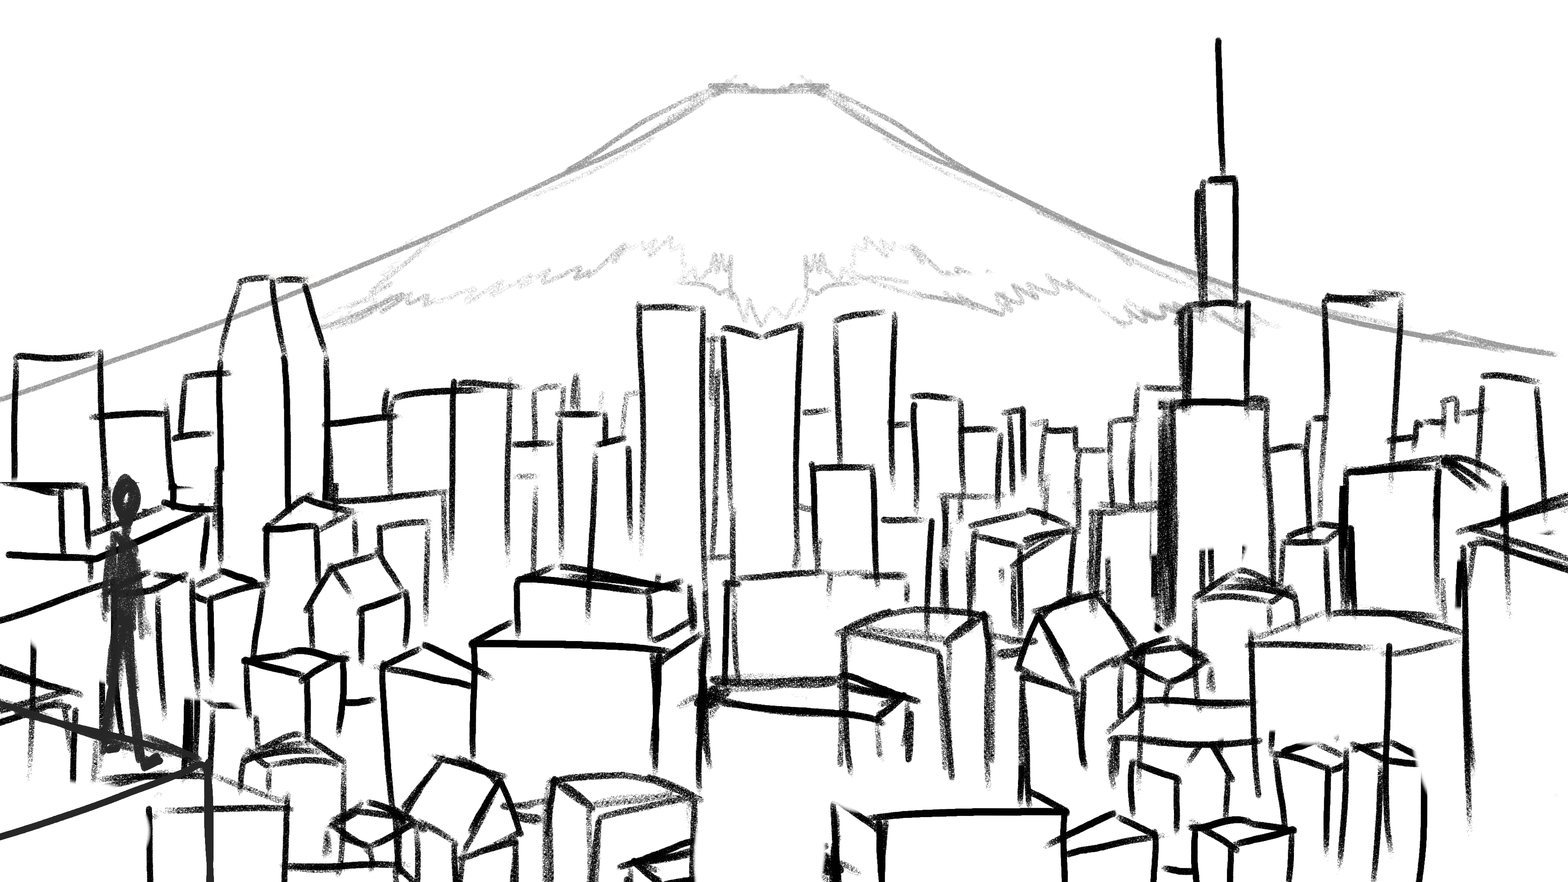
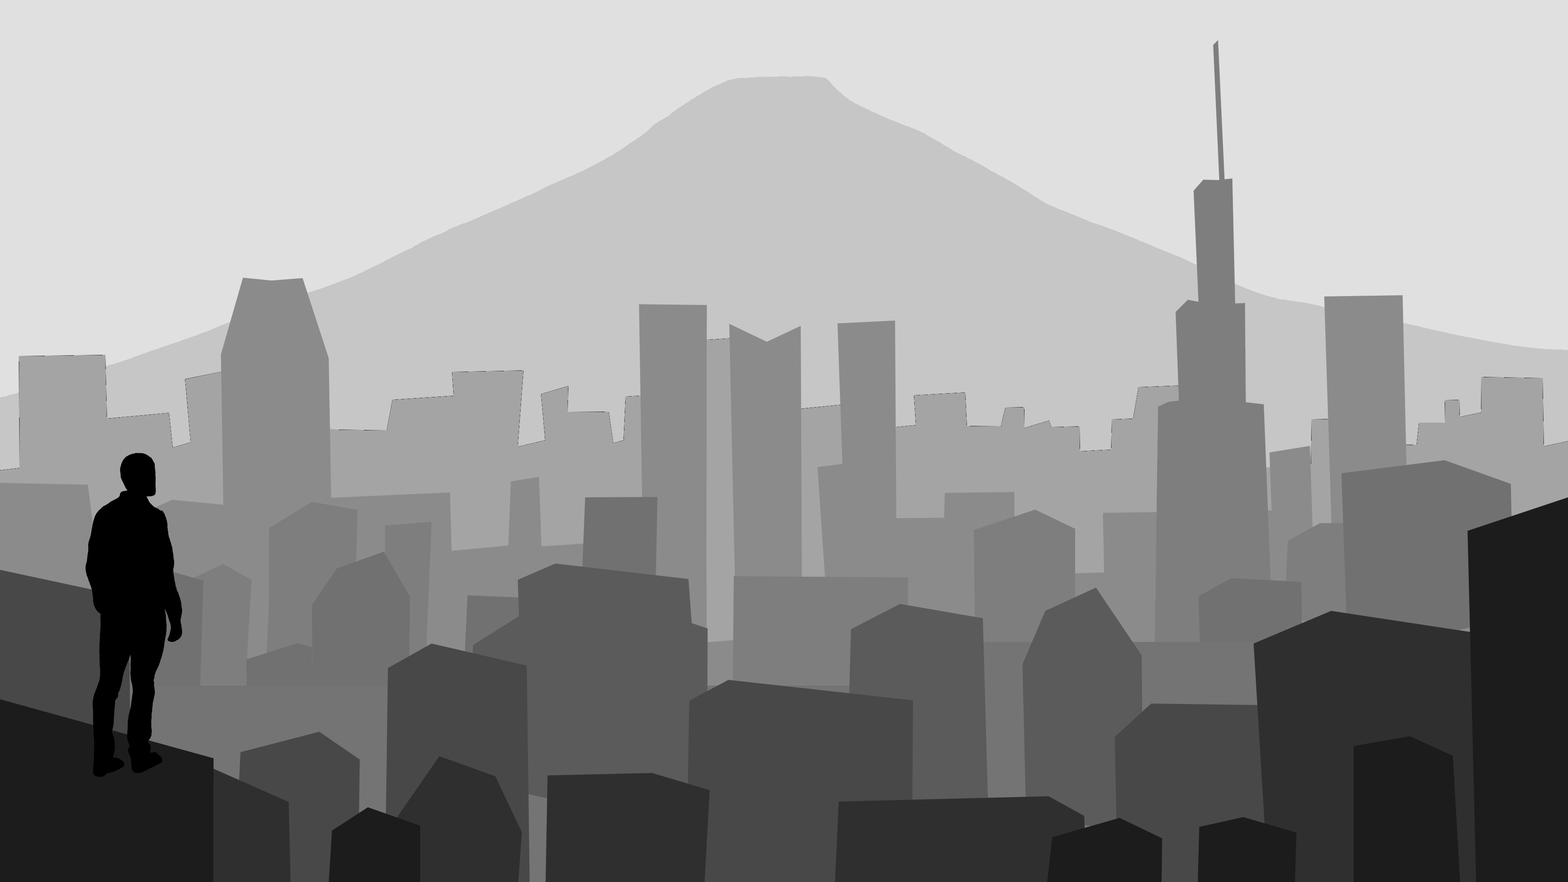
Comparing the layer stacks of the two (1568, 882) images. Changes:
renamed "Capa de pintura 5" to "Personaje", moved it into group "Boceto", painted on it over (0, 470, 1568, 882)
removed layer "Copia de Capa de pintura 1" over (0, 52, 1568, 882)
removed layer "Capa de pintura 1 Fusionadas" over (0, 26, 1568, 863)
added layer "Capa de pintura 12" above "Capa de pintura 12 (pegado)" over (78, 444, 183, 784)
added layer "Capa de pintura 11" above "Capa de pintura 10" over (0, 392, 236, 811)
added layer "Capa de pintura 10" above "Capa de pintura 9" over (0, 496, 1568, 882)
added layer "Capa de pintura 9" above "Capa de pintura 8" over (78, 601, 1490, 882)
added layer "Capa de pintura 8" above "Capa de pintura 7" over (0, 548, 1307, 882)
added layer "Capa de pintura 7" above "Capa de pintura 12 Fusionadas" over (470, 548, 1150, 863)
added layer "Capa de pintura 12 Fusionadas" above "Capa de pintura 6" over (0, 627, 1568, 882)
added layer "Capa de pintura 6" above "Capa de pintura 5" over (78, 444, 1516, 837)
added layer "Capa de pintura 5" above "Capa de pintura 4" over (156, 26, 1386, 732)
added layer "Capa de pintura 4" over (0, 261, 1568, 882)
added layer (unnamed layer) above "Monte" over (0, 313, 1568, 882)
added layer "Monte" above "Cielo" over (0, 52, 1568, 654)
added layer "Cielo" above "Fondo" over (0, 0, 1568, 882)